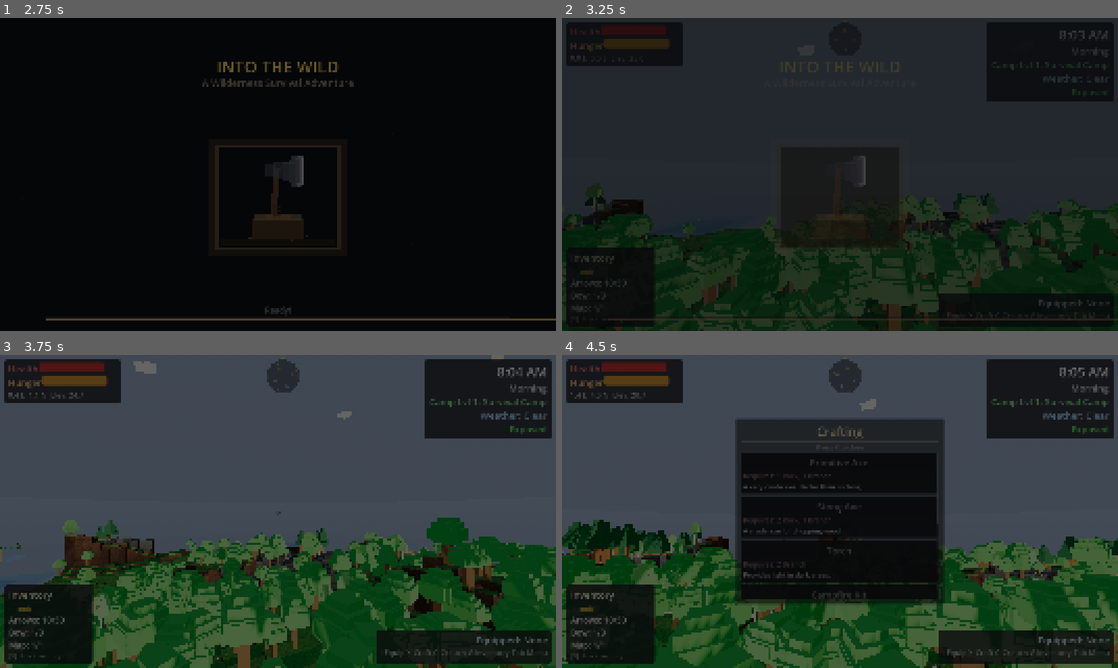
Above: before the commit, frames 1-4 (two rows, left to right).
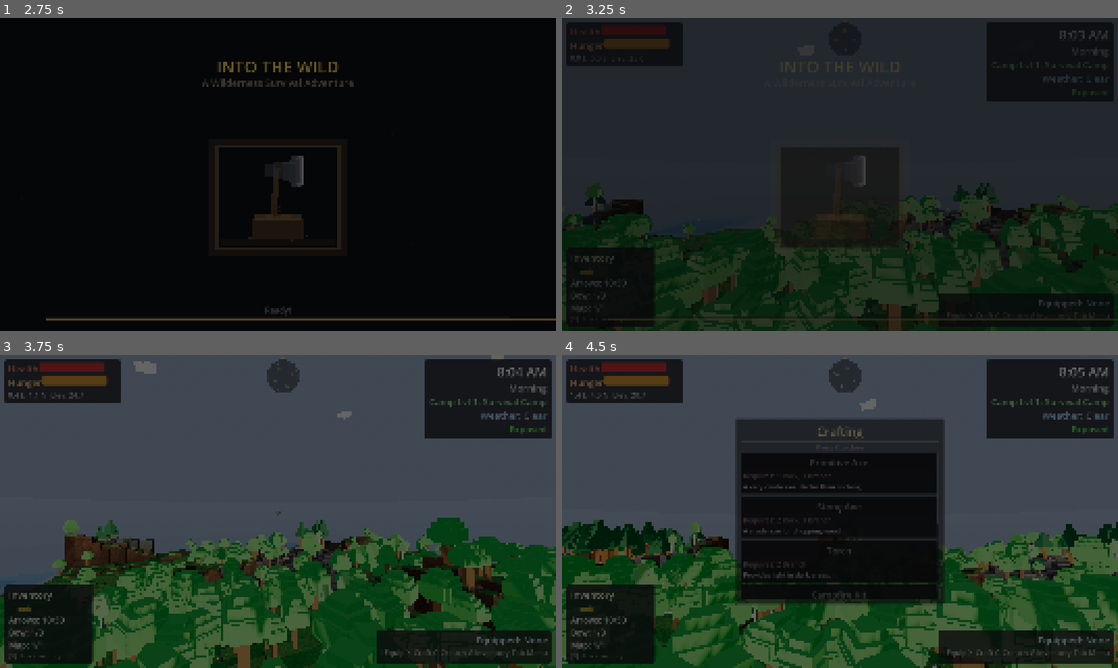
Above: after the commit, the same moments.

Repository: adchamberlain/into-the-wild
Game: Godot game, scene res://scenes/main.tscn
Two runs of this game, one before a commit and one after it. Both use one fixed random seed, a clock stepped at 60 frames per second and the inputs below.
Inputs (mouse positions are in pixels of both pictures, inside the frame that each line leads up to):
- Up to frame 1 (2.75 s): tap Enter at 0.5, 2 s; move the mouse to (305, 174) at 0.52 s; hold C (crouch) 0.53-1.28 s; hold W (move_forward) from 0.53 s (still down); click (305, 174) at 0.67 s; tap Space (jump) at 0.77, 1.07, 1.25, 1.52, 1.82 s; move the mouse to (250, 174) at 1.27 s; tap T (cycle_ammo) at 1.35 s; move the mouse to (289, 168) at 2.02 s; hold F (eat) from 2.03 s (still down)
- Up to frame 2 (3.25 s): keep holding W (move_forward); move the mouse to (834, 180) at 2.77 s; release F (eat) at 2.78 s; tap E (interact) at 2.85 s; click (834, 180) at 2.92 s; tap Space (jump) at 3.02 s
- Up to frame 3 (3.75 s): keep holding W (move_forward); tap Space (jump) at 3.32 s; move the mouse to (316, 514) at 3.52 s; hold M (move_structure) from 3.53 s (still down)
- Up to frame 4 (4.5 s): keep holding W (move_forward); tap Space (jump) at 3.77, 4.07 s; move the mouse to (795, 508) at 4.27 s; release M (move_structure) at 4.28 s; tap X (open_crafting) at 4.35 s

Frame 1 is identical in both runs. In frame 2, 0.9% of the frame differs, in the area x 28-95%, y 52-100%; in frame 3, 0.9%; in frame 4, 2.1%, in the area x 0-100%, y 53-100%.

Commit message:
Push desert ring from 170-230 to 300-360 units, move pocket desert to (-600, 0)
Move desert ring outward to increase pre-desert exploration area. Oases
relocated to 330 units (centered in new ring). Pocket desert moved from
(-350, 0) to (-600, 0) to stay well clear of the ring. Trail landmarks
pushed proportionally: carved tree ~430, cairn ~410, signpost ~480.
Update journal clue from "300 paces" to "430 paces" to match.

Co-Authored-By: Claude Opus 4.6 <noreply@anthropic.com>

Diff:
--- a/scripts/ui/journal_ui.gd
+++ b/scripts/ui/journal_ui.gd
@@ -75,7 +75,7 @@
 	pages.append({
 		"left_title": "Day 47",
 		"left_text": "Forty-seven days in the Carlston Wilderness. I've mapped every biome, explored every cave, climbed ever …(336 unchanged characters)…
-		"right_text": "I'm leaving this journal on a pedestal at t …(547 unchanged characters)…  ridge that is due north of camp, about 300 paces. You'll know it when you see my initials. — M.W.C.",
+		"right_text": "I'm leaving this journal on a pedestal at t …(547 unchanged characters)…  ridge that is due north of camp, about 430 paces. You'll know it when you see my initials. — M.W.C.",
 		"is_title_page": false,
 		"is_recipe_page": false,
 	})
--- a/scripts/world/chunk_manager.gd
+++ b/scripts/world/chunk_manager.gd
@@ -61,8 +61,8 @@
 
 # Desert oasis settings
 var desert_oases: Array[Dictionary] = []  # {center: Vector2, gem_type: String, gem_count: int, radius: float, depth: float}
-var desert_inner_radius: float = 170.0
-var desert_outer_radius: float = 230.0
+var desert_inner_radius: float = 300.0
+var desert_outer_radius: float = 360.0
 var spawned_oasis_indices: Array[int] = []  # Track which oases have been spawned
 
 # Desert sinkhole (hidden easter egg in pocket desert west of spawn)
@@ -72,7 +72,7 @@
 var sinkhole_book_script: GDScript = null  # Loaded later when script exists
 
 # Pocket desert biome (hidden area containing sinkhole, west of spawn)
-var pocket_desert_center: Vector2 = Vector2(-350.0, 0.0)
+var pocket_desert_center: Vector2 = Vector2(-600.0, 0.0)
 var pocket_desert_radius: float = 50.0
 var pocket_desert_blend: float = 15.0  # Transition zone width
 var rock_spire_spawned: bool = false
@@ -878,7 +878,7 @@
 	## Place 3 oases ~120 degrees apart in the desert ring (~200 units from spawn)
 	desert_oases.clear()
 
-	var oasis_distance: float = 200.0  # Distance from spawn
+	var oasis_distance: float = 330.0  # Distance from spawn (centered in desert ring)
 	var oasis_configs: Array[Dictionary] = [
 		{"angle_deg": 0.0, "gem_type": "diamond", "gem_count": 3},
 		{"angle_deg": 120.0, "gem_type": "diamond", "gem_count": 2},
@@ -1027,15 +1027,15 @@
 
 	carved_tree_position = Vector2(
 		roundf((trail_rng.randf_range(-20, 20)) / cell_size) * cell_size,
-		roundf((-300.0 + trail_rng.randf_range(-15, 15)) / cell_size) * cell_size
+		roundf((-430.0 + trail_rng.randf_range(-15, 15)) / cell_size) * cell_size
 	)
 	stone_cairn_position = Vector2(
-		roundf((280.0 + trail_rng.randf_range(-20, 20)) / cell_size) * cell_size + cell_size / 2.0,
-		roundf((-280.0 + trail_rng.randf_range(-15, 15)) / cell_size) * cell_size + cell_size / 2.0
+		roundf((410.0 + trail_rng.randf_range(-20, 20)) / cell_size) * cell_size + cell_size / 2.0,
+		roundf((-410.0 + trail_rng.randf_range(-15, 15)) / cell_size) * cell_size + cell_size / 2.0
 	)
 	trail_signpost_position = Vector2(
-		roundf((350.0 + trail_rng.randf_range(-15, 15)) / cell_size) * cell_size,
-		roundf((-350.0 + trail_rng.randf_range(-15, 15)) / cell_size) * cell_size
+		roundf((480.0 + trail_rng.randf_range(-15, 15)) / cell_size) * cell_size,
+		roundf((-480.0 + trail_rng.randf_range(-15, 15)) / cell_size) * cell_size
 	)
 
 	print("[ChunkManager] Trail landmarks: tree=(%.0f,%.0f) cairn=(%.0f,%.0f) signpost=(%.0f,%.0f)" % [
@@ -1505,8 +1505,8 @@
 	var desert_angle: float = atan2(z, x)
 	var inner_offset: float = _desert_boundary_offset(desert_angle)
 	var outer_offset: float = _desert_boundary_offset(desert_angle + 1.0)
-	var desert_inner: float = 170.0 + inner_offset
-	var desert_outer: float = 230.0 + outer_offset
+	var desert_inner: float = 300.0 + inner_offset
+	var desert_outer: float = 360.0 + outer_offset
 	if spawn_distance >= desert_inner and spawn_distance <= desert_outer:
 		return RegionType.DESERT
 
@@ -1537,8 +1537,8 @@
 ## Used by terrain_chunk.gd for transition blending.
 func get_desert_boundaries(x: float, z: float) -> Vector2:
 	var angle: float = atan2(z, x)
-	var inner: float = 170.0 + _desert_boundary_offset(angle)
-	var outer: float = 230.0 + _desert_boundary_offset(angle + 1.0)
+	var inner: float = 300.0 + _desert_boundary_offset(angle)
+	var outer: float = 360.0 + _desert_boundary_offset(angle + 1.0)
 	return Vector2(inner, outer)
 
 
